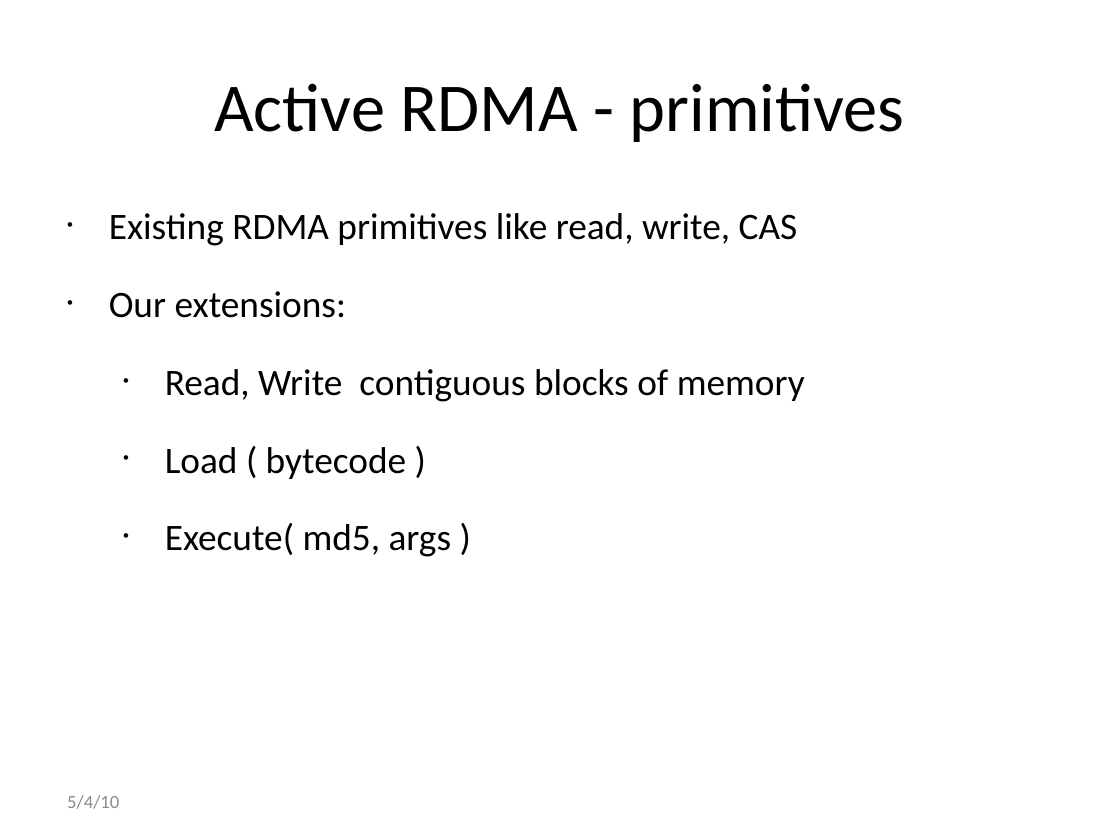
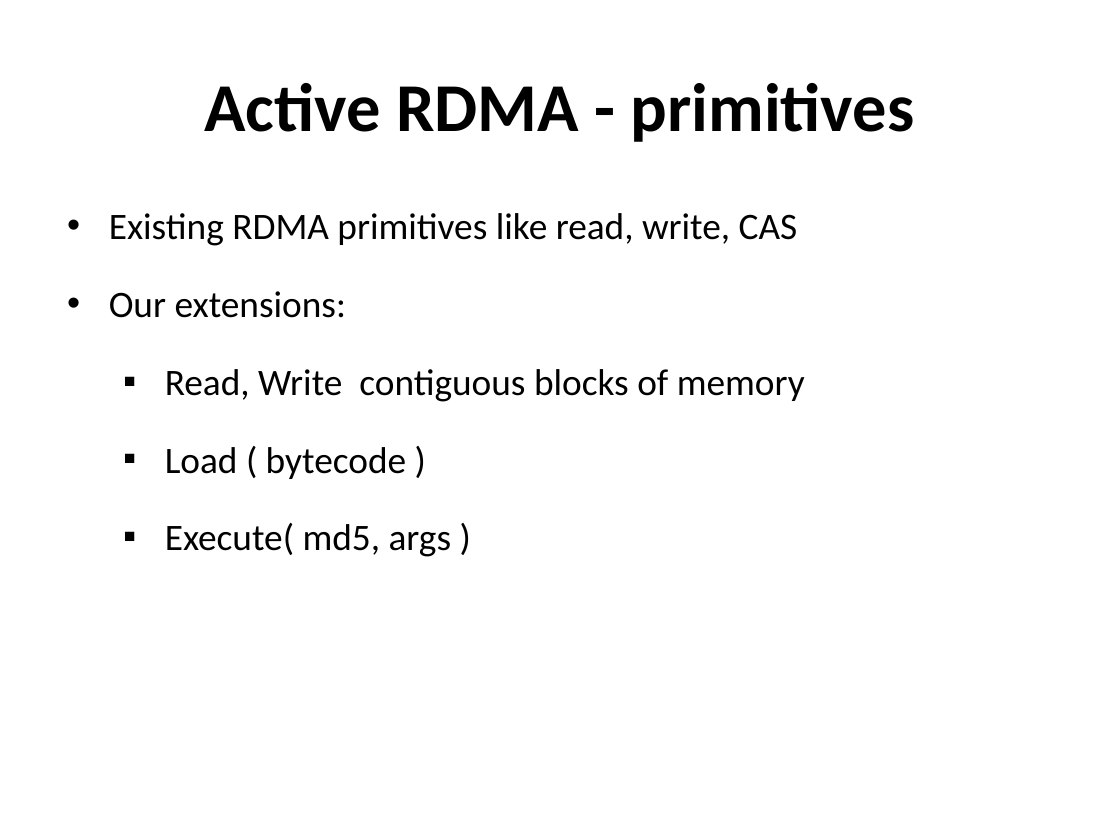
Before and after one commit to madananshul/ActiveRDMA, a slide deck: slide 9 of doc/presentation/presentation.pptx. Drawn at 1120x840 pixels with LibreOffice and Linux fonts; fonts in the diff are those of the drawing. Boxes give left, top, right and bottom in pixels: in the first picture for what was removed or moved away, otherwise in the second. Text is boxed around its words. In the diff, an @@ line names an element or a change of style, - is before the commit and + after.

```diff
--- a/doc/presentation/presentation.pptx
+++ b/doc/presentation/presentation.pptx
@@ title "Active RDMA - primitives" at [204, 83, 915, 142]: bold on @@
@@ text "Existing RDMA primitives like read, ..." at [109, 213, 805, 557]: bullet • to ▪ @@
@@ text removed at [67, 795, 119, 809] @@
-5/4/10
```
Also in this commit, not shown: 17 other slides changed, 1 other file.
